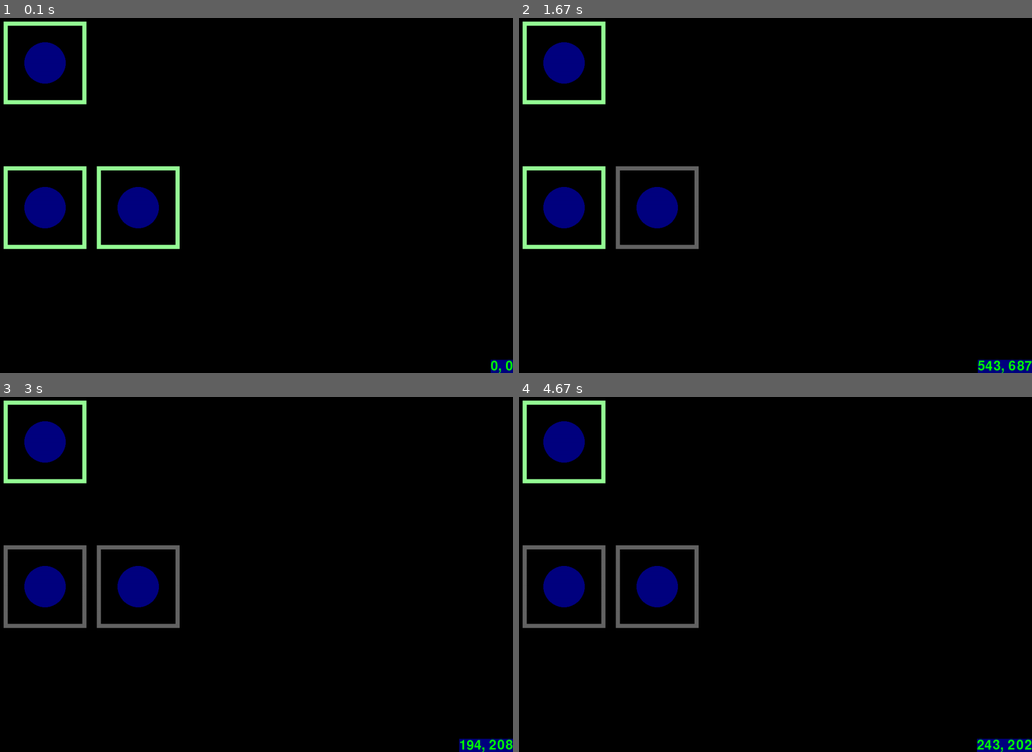
Above: before the commit, frames 1-4 (two rows, left to right).
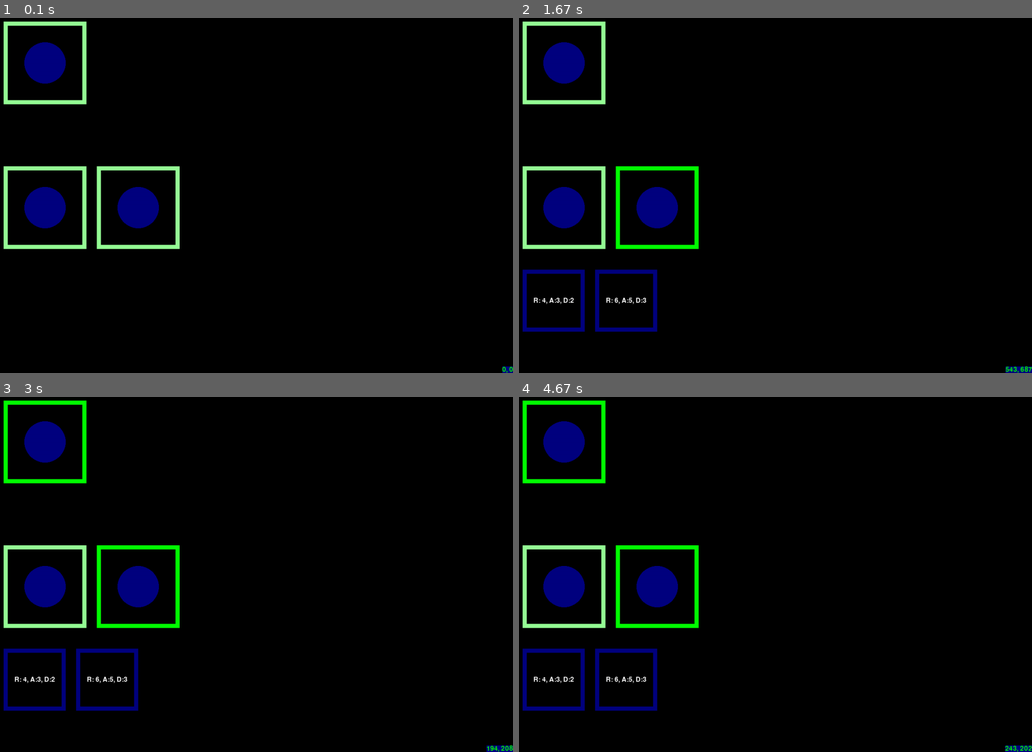
Above: after the commit, the same moments.

Repository: ErikRoelofs/pygame-tryout
Game: pygame game, started from game.py
The game is run twice, just before and just after one commit, with the same random seed, the same clock (stepped at 60 frames per second) and the same inputs.
Inputs (mouse positions are in pixels of both pictures, inside the frame that each line leads up to):
- Up to frame 1 (0.1 s): no input
- Up to frame 2 (1.67 s): press the mouse at (770, 209) at 0.37 s; move the mouse to (703, 199) at 0.47 s; release the mouse at (642, 191) at 0.6 s; press the mouse at (565, 64) at 0.7 s; move the mouse to (575, 81) at 0.8 s; release the mouse at (590, 99) at 0.93 s; press the mouse at (565, 64) at 1.03 s; move the mouse to (657, 92) at 1.13 s; release the mouse at (749, 124) at 1.27 s; press the mouse at (565, 64) at 1.37 s; move the mouse to (647, 174) at 1.47 s; release the mouse at (724, 284) at 1.6 s
- Up to frame 3 (3 s): press the mouse at (46, 443) at 1.7 s; move the mouse to (128, 514) at 1.8 s; release the mouse at (215, 585) at 1.93 s; press the mouse at (46, 443) at 2.03 s; move the mouse to (46, 499) at 2.13 s; release the mouse at (51, 556) at 2.27 s; press the mouse at (46, 443) at 2.37 s; move the mouse to (128, 464) at 2.47 s; release the mouse at (215, 485) at 2.6 s; press the mouse at (46, 443) at 2.7 s; move the mouse to (51, 453) at 2.8 s; release the mouse at (61, 464) at 2.93 s
- Up to frame 4 (4.67 s): press the mouse at (565, 443) at 3.03 s; move the mouse to (683, 485) at 3.13 s; release the mouse at (806, 528) at 3.27 s; press the mouse at (565, 443) at 3.37 s; move the mouse to (708, 453) at 3.47 s; release the mouse at (857, 468) at 3.6 s; press the mouse at (565, 443) at 3.7 s; move the mouse to (611, 531) at 3.8 s; release the mouse at (662, 624) at 3.93 s; press the mouse at (565, 443) at 4.03 s; move the mouse to (621, 563) at 4.13 s; release the mouse at (678, 684) at 4.27 s; press the mouse at (565, 443) at 4.37 s; move the mouse to (580, 453) at 4.47 s; release the mouse at (601, 464) at 4.6 s

The runs differ from the first frame. In frame 1, 0.2% of the frame differs, in the area x 95-100%, y 96-100%; in frame 2, 2.4%; in frame 3, 4.0%; in frame 4, 4.0%, in the area x 0-100%, y 0-100%.

Commit message:
Drawing action bar

Diff:
--- a/game.py
+++ b/game.py
@@ -3,6 +3,7 @@
 
 # colors
 BG_COLOR = (0, 0, 0)
+WHITE = (255,255,255)
 GREEN = (0, 255, 0)
 BLUE = (0, 0, 128)
 
@@ -20,14 +21,17 @@
 SCREEN_WIDTH = 1280
 SCREEN_HEIGHT = 900
 
-# margins
+# margins, offsets, sizes
 LEFT_MARGIN = 50
 SHIP_WIDTH = 200
 SHIP_HEIGHT = 200
 SHIP_GAP = 25
-
 TOP_ROW = 50
 BOTTOM_ROW = 400
+ACTION_ROW = 650
+ACTION_WIDTH = 150
+ACTION_HEIGHT = 150
+ACTION_GAP = 25
 
 def main():
 
@@ -42,12 +46,14 @@
 	mousey = 0
 
 	# font test
-	fontObj = pygame.font.Font('freesansbold.ttf', 32)
+	fontObj = pygame.font.Font('freesansbold.ttf', 16)
 
 	playerShips = [makeShip(3), makeShip(3)]
 	opponentShips = [makeShip(3)]
 
 	selectedShip = None
+	friendlyHovered = None
+	opponentHovered = None
 
 	# main loop
 	while True:
@@ -66,12 +72,18 @@
 				mousex, mousey = event.pos
 				mouseClicked = True
 
-		hovered = getPlayerHoveredShip(mousex, mousey, playerShips)
-		if mouseClicked and hovered:
-			hovered.spend()
+		if selectedShip:
+			drawActionBar(friendlyHovered.actions, fontObj)
+			opponentHovered = getOpponentHoveredShip(mousex, mousey, opponentShips)
+		else:
+			friendlyHovered = getPlayerHoveredShip(mousex, mousey, playerShips)
+			if mouseClicked and friendlyHovered:
+				selectedShip = friendlyHovered
 
 		trackCoords(fontObj, mousex, mousey)
-		drawShips(playerShips, opponentShips, hovered)
+		drawShips(playerShips, opponentShips, (friendlyHovered, opponentHovered))
+
+
 
 		pygame.display.update()
 
@@ -87,15 +99,15 @@
 
 def drawShips(playerShips, opponentShips, highlighted):
 	for index, ship in enumerate(playerShips):
-		image = drawShip(ship, True if highlighted == ship else False)
+		image = drawShip(ship, True if ship in highlighted else False)
 		DISPLAYSURF.blit(image, getShipRectByIndex(index, True))
 
 	for index, ship in enumerate(opponentShips):
-		image = drawShip(ship, False)
+		image = drawShip(ship, True if ship in highlighted else False)
 		DISPLAYSURF.blit(image, getShipRectByIndex(index, False))
 
 def drawShip(ship, highlighted):
-	image = pygame.Surface((SHIP_WIDTH,SHIP_HEIGHT));
+	image = pygame.Surface((SHIP_WIDTH,SHIP_HEIGHT))
 
 	outline_color = OUTLINE_SPENT if ship.state == STATE_SPENT else OUTLINE_HIGHLIGHT if highlighted else OUTLINE_READY
 
@@ -103,21 +115,48 @@
 	pygame.draw.circle(image, BLUE, (SHIP_WIDTH / 2, SHIP_HEIGHT / 2), SHIP_WIDTH / 4)
 	return image
 
+def drawActionBar(actions, fontObj):
+	for index, action in enumerate(actions):
+		image = drawWeapon(fontObj, action)
+		DISPLAYSURF.blit(image, getActionSlot(index))
+
+def getActionSlot(index):
+	return pygame.Rect(LEFT_MARGIN + (ACTION_WIDTH + ACTION_GAP) * index, ACTION_ROW, ACTION_WIDTH, ACTION_HEIGHT)
+
+def drawWeapon(fontObj, Weapon):
+	image = pygame.Surface((ACTION_WIDTH,ACTION_HEIGHT))
+	pygame.draw.rect(image, BLUE, (0, 0, ACTION_WIDTH, ACTION_HEIGHT), 10)
+
+	textSurfaceObj = fontObj.render('R: ' + str(Weapon.rolls) + ', A:' + str(Weapon.accuracy) + ', D:' + str(Weapon.damage), True, WHITE)
+	textRectObj = textSurfaceObj.get_rect()
+	textRectObj.center = (ACTION_WIDTH / 2, ACTION_HEIGHT / 2)
+	image.blit(textSurfaceObj, textRectObj)
+
+	return image
+
+
 def getShipRectByIndex(index, player):
 	return pygame.Rect(LEFT_MARGIN + (SHIP_WIDTH + SHIP_GAP) * index, BOTTOM_ROW if player else TOP_ROW, SHIP_WIDTH, SHIP_HEIGHT)
 
 def getPlayerHoveredShip(mousex, mousey, ships):
+	return getHoveredShip(mousex, mousey, ships, True)
+
+def getOpponentHoveredShip(mousex, mousey, ships):
+	return getHoveredShip(mousex, mousey, ships, False)
+
+def getHoveredShip(mousex, mousey, ships, player):
 	for index, ship in enumerate(ships):
-		rect = getShipRectByIndex(index, True)
+		rect = getShipRectByIndex(index, player)
 		if rect.collidepoint(mousex,mousey):
 			return ship
 	return None
+
 
 class Ship:
 	def __init__(self, hull):
 		self.hull = hull
 		self.damage = 0
-		self.actions = []
+		self.actions = [Weapon(4,3,2), Weapon(6,5,3)]
 		self.state = STATE_READY
 
 	def spend(self):
@@ -126,5 +165,12 @@
 	def refresh(self):
 		self.state = STATE_READY
 
+class Weapon:
+	def __init__(self, rolls, accuracy, damage):
+		self.rolls = rolls
+		self.accuracy = accuracy
+		self.damage = damage
+
+
 if __name__ == '__main__':
     main()
